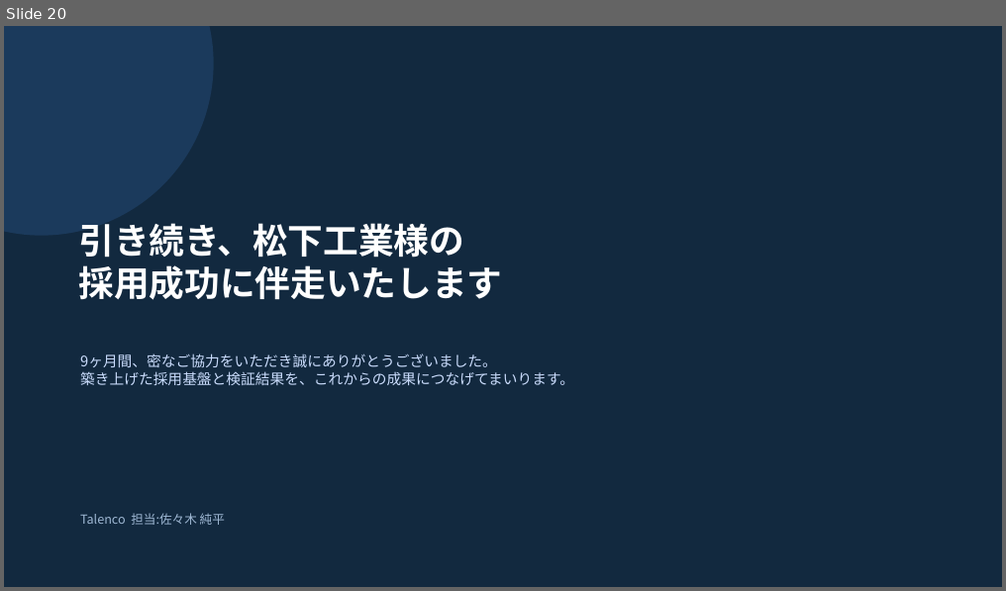
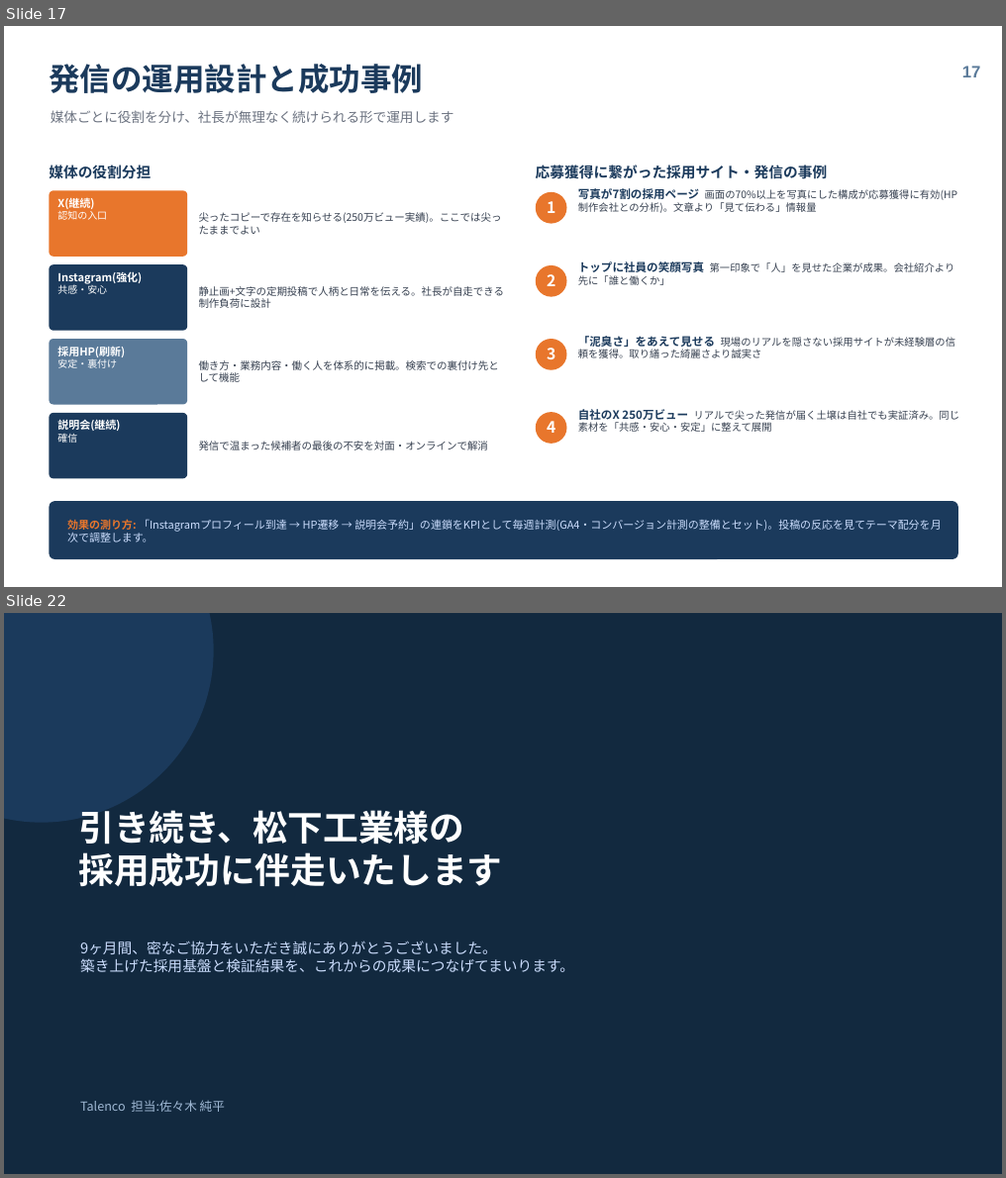
Before and after one commit to talenco0701/agency-agents, a slide deck: reports/matsushita-kogyo/松下工業様_採用強化支援_総括レポート.pptx. Shown one above the other, each under a label of ours: slide 20 before the commit, slides 17 and 22 after it; the slides between them are not shown. The pictures are 1006x591 and 1006x1178 pixels, drawn with LibreOffice and Linux fonts; fonts in the diff are those of the drawing. Boxes give left, top, right and bottom in pixels: in the first picture for what was removed or moved away, otherwise in the second. Text is boxed around its words. In the diff, an @@ line names an element or a change of style, - is before the commit and + after.

```diff
--- a/reports/matsushita-kogyo/松下工業様_採用強化支援_総括レポート.pptx
+++ b/reports/matsushita-kogyo/松下工業様_採用強化支援_総括レポート.pptx
@@ slide 17 added at (x1=4, y1=26, x2=1002, y2=587), background #FFFFFF @@
@@ text added at (x1=49, y1=64, x2=423, y2=93), 30 pt, text #1B3A5C, bold @@
+発信の運用設計と成功事例
@@ text added at (x1=962, y1=66, x2=981, y2=77), 16 pt, text #5A7A99, bold @@
+17
@@ text added at (x1=51, y1=110, x2=454, y2=123), 13 pt, text #6B7280 @@
+媒体ごとに役割を分け、社長が無理なく続けられる形で運用します
@@ text added at (x1=49, y1=165, x2=151, y2=179), 14 pt, text #1B3A5C, bold @@
+媒体の役割分担
@@ text added at (x1=536, y1=165, x2=827, y2=179), 14 pt, text #1B3A5C, bold @@
+応募獲得に繋がった採用サイト・発信の事例
@@ rounded rectangle added at (x1=49, y1=190, x2=187, y2=257), fill #E8762C @@
@@ text added at (x1=57, y1=198, x2=107, y2=220), 10.5 pt, text #FFFFFF, bold @@
+X(継続)
+認知の入口
@@ ellipse added at (x1=536, y1=192, x2=567, y2=224), fill #E8762C @@
@@ text added at (x1=547, y1=201, x2=555, y2=213), 15 pt, text #FFFFFF, bold @@
+1
@@ text added at (x1=578, y1=188, x2=957, y2=213), 9.8 pt, text #374151 @@
+写真が7割の採用ページ 画面の70%以上を写真にした構成が応募獲得に有効(HP制作会社との分析)。文章より「見て伝わる」情報量
@@ text added at (x1=199, y1=212, x2=502, y2=235), 10 pt, text #374151 @@
+尖ったコピーで存在を知らせる(250万ビュー実績)。ここでは尖ったままでよい
@@ text added at (x1=578, y1=262, x2=955, y2=285), 9.8 pt, text #374151 @@
+トップに社員の笑顔写真 第一印象で「人」を見せた企業が成果。会社紹介より先に「誰と働くか」
@@ rounded rectangle added at (x1=49, y1=265, x2=187, y2=331), fill #1B3A5C @@
@@ text added at (x1=57, y1=272, x2=142, y2=294), 10.5 pt, text #FFFFFF, bold @@
+Instagram(強化)
+共感・安心
@@ text added at (x1=199, y1=286, x2=505, y2=308), 10 pt, text #374151 @@
+静止画+文字の定期投稿で人柄と日常を伝える。社長が自走できる制作負荷に設計
@@ ellipse added at (x1=536, y1=266, x2=567, y2=297), fill #E8762C @@
@@ text added at (x1=547, y1=274, x2=555, y2=286), 15 pt, text #FFFFFF, bold @@
+2
@@ rounded rectangle added at (x1=49, y1=339, x2=187, y2=405), fill #5A7A99 @@
@@ text added at (x1=57, y1=346, x2=125, y2=369), 10.5 pt, text #FFFFFF, bold @@
+採用HP(刷新)
+安定・裏付け
@@ ellipse added at (x1=536, y1=339, x2=567, y2=371), fill #E8762C @@
@@ text added at (x1=547, y1=348, x2=555, y2=360), 15 pt, text #FFFFFF, bold @@
+3
@@ text added at (x1=578, y1=336, x2=955, y2=359), 9.8 pt, text #374151 @@
+「泥臭さ」をあえて見せる 現場のリアルを隠さない採用サイトが未経験層の信頼を獲得。取り繕った綺麗さより誠実さ
@@ text added at (x1=199, y1=361, x2=499, y2=382), 10 pt, text #374151 @@
+働き方・業務内容・働く人を体系的に掲載。検索での裏付け先として機能
@@ text added at (x1=578, y1=409, x2=959, y2=432), 9.8 pt, text #374151 @@
+自社のX 250万ビュー リアルで尖った発信が届く土壌は自社でも実証済み。同じ素材を「共感・安心・安定」に整えて展開
@@ rounded rectangle added at (x1=49, y1=413, x2=187, y2=478), fill #1B3A5C @@
@@ text added at (x1=57, y1=420, x2=120, y2=443), 10.5 pt, text #FFFFFF, bold @@
+説明会(継続)
+確信
@@ text added at (x1=199, y1=441, x2=488, y2=451), 10 pt, text #374151 @@
+発信で温まった候補者の最後の不安を対面・オンラインで解消
@@ ellipse added at (x1=536, y1=412, x2=567, y2=444), fill #E8762C @@
@@ text added at (x1=547, y1=421, x2=555, y2=433), 15 pt, text #FFFFFF, bold @@
+4
@@ rounded rectangle added at (x1=49, y1=501, x2=958, y2=560), fill #1B3A5C @@
@@ text added at (x1=67, y1=519, x2=942, y2=543), 10.5 pt, text #CADCFC @@
+効果の測り方: 「Instagramプロフィール到達 → HP遷移 → 説明会予約」の連鎖をKPIとして毎週計測(GA4・コンバージョン計測の整備とセット)。投稿の反応を見てテーマ配分を月次で調整します。
@@ what was slide 20 is now slide 22 @@
```
Also in this commit, not shown: 5 slides changed, 1 other slide added, 1 other file.
